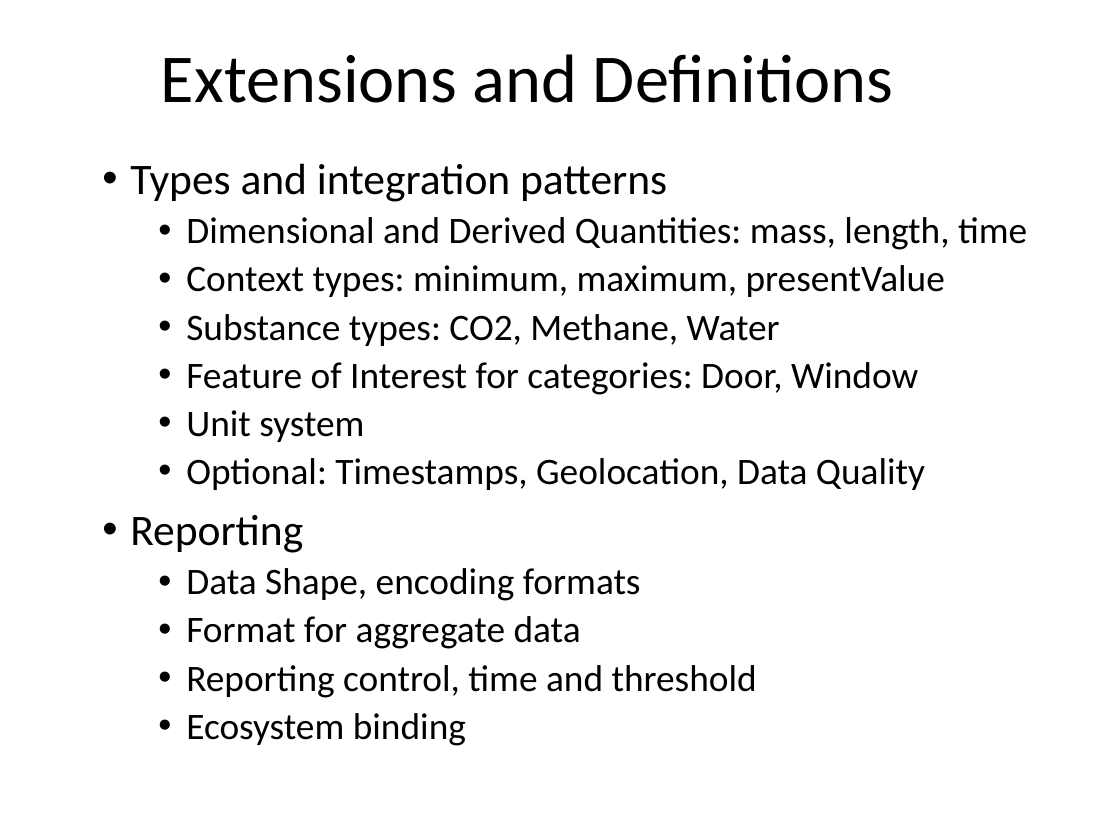
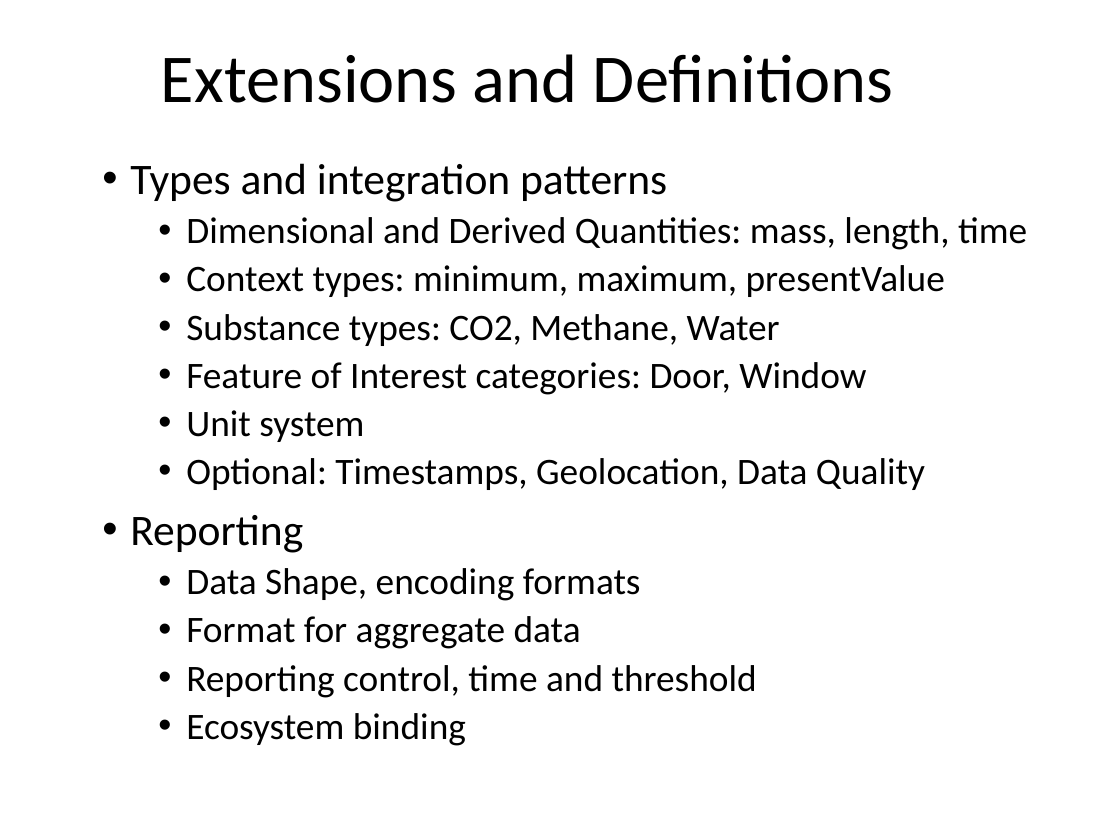
Before and after one commit to one-data-model/onedm-admin, a slide deck: slide 8 of Agenda Materials/onedm-agenda-2022-05-23.pptx. Drawn at 1120x840 pixels with LibreOffice and Linux fonts; fonts in the diff are those of the drawing; background and template pictures are left out. Boxes give left, top, right and bottom in pixels: in the first picture for what was removed or moved away, otherwise in the second. Text is boxed around its words. In the diff, an @@ line names an element or a change of style, - is before the commit and + after.

```diff
--- a/Agenda Materials/onedm-agenda-2022-05-23.pptx
+++ b/Agenda Materials/onedm-agenda-2022-05-23.pptx
@@ text at (186,362,866,395): text changed @@
-  • Feature of Interest for categories: Door, Window
+  • Feature of Interest categories: Door, Window
```
Also in this commit, not shown: 1 other slide changed, 1 other file.
